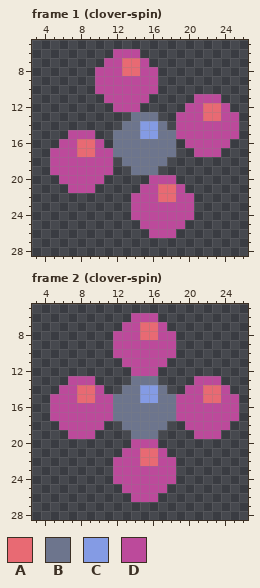
Two states of a pixel-art file, src/assets/enemies/clover/clover.aseprite. Above: the version before the commit.
32x32 pixels, 4 frames. Shown: frame 1 (clover-spin): x 3..26, y 5..28; frame 2 (clover-spin): x 3..26, y 5..28. The commit also changed other frames, which this record leaves out.
Visible layers, top first: "lights", "center blob", "blobs".
Palette (. is transparent): A #e86a73  B #6d758d  C #849be4  D #bc4a9b
Pixels before, frame 1 (clover-spin), first column x 5:
 6 .......DDD...........
 7 ......DDAAD..........
 8 .....DDDAADD.........
 9 .....DDDDDDD.........
10 .....DDDDDDD.........
11 ......DDDDD.....DDD..
12 .......DDD.....DDAAD.
13 .........BBB..DDDAADD
14 ........BBCCB.DDDDDDD
15 ..DDD..BBBCCBBDDDDDDD
16 .DDAAD.BBBBBBB.DDDDD.
17 DDDAADDBBBBBBB..DDD..
18 DDDDDDD.BBBBB........
19 DDDDDDD..BBB.........
20 .DDDDD.....DDD.......
21 ..DDD.....DDAAD......
22 .........DDDAADD.....
23 .........DDDDDDD.....
24 .........DDDDDDD.....
25 ..........DDDDD......
26 ...........DDD.......
Pixels before, frame 2 (clover-spin), first column x 5:
 6 .........DDD.........
 7 ........DDAAD........
 8 .......DDDAADD.......
 9 .......DDDDDDD.......
10 .......DDDDDDD.......
11 ........DDDDD........
12 .........DDD.........
13 ..DDD....BBB....DDD..
14 .DDAAD..BBCCB..DDAAD.
15 DDDAADDBBBCCBBDDDAADD
16 DDDDDDDBBBBBBBDDDDDDD
17 DDDDDDDBBBBBBBDDDDDDD
18 .DDDDD..BBBBB..DDDDD.
19 ..DDD....BBB....DDD..
20 .........DDD.........
21 ........DDAAD........
22 .......DDDAADD.......
23 .......DDDDDDD.......
24 .......DDDDDDD.......
25 ........DDDDD........
26 .........DDD.........
Now the later version:
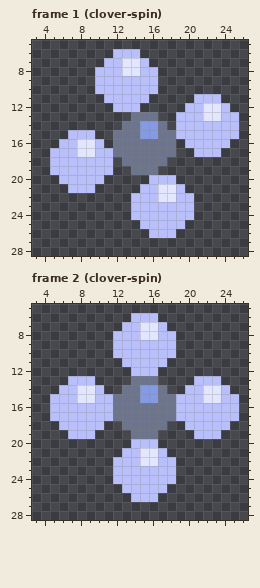
Diff:
colour A: #e86a73 -> #e3e6ff
colour D: #bc4a9b -> #b9bffb
Where, in picture pixels (left, top, right, bottom), the same in both pictures:
changed: (50, 49, 239, 238)
changed: (50, 313, 239, 502)
